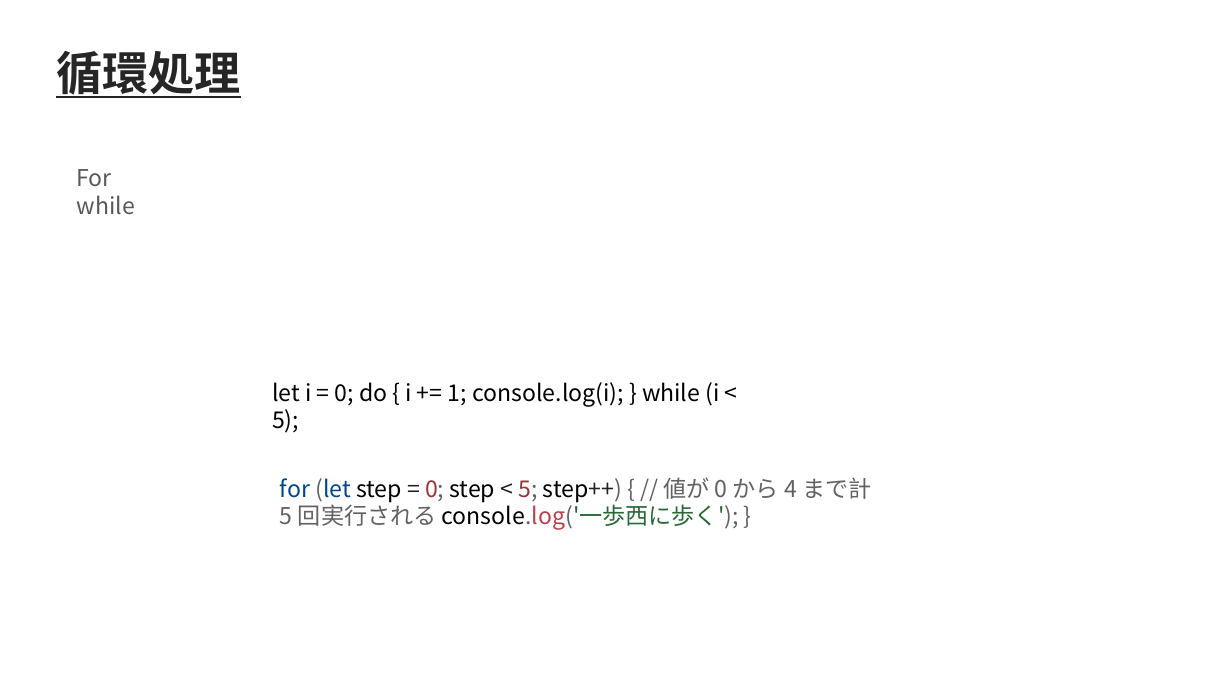
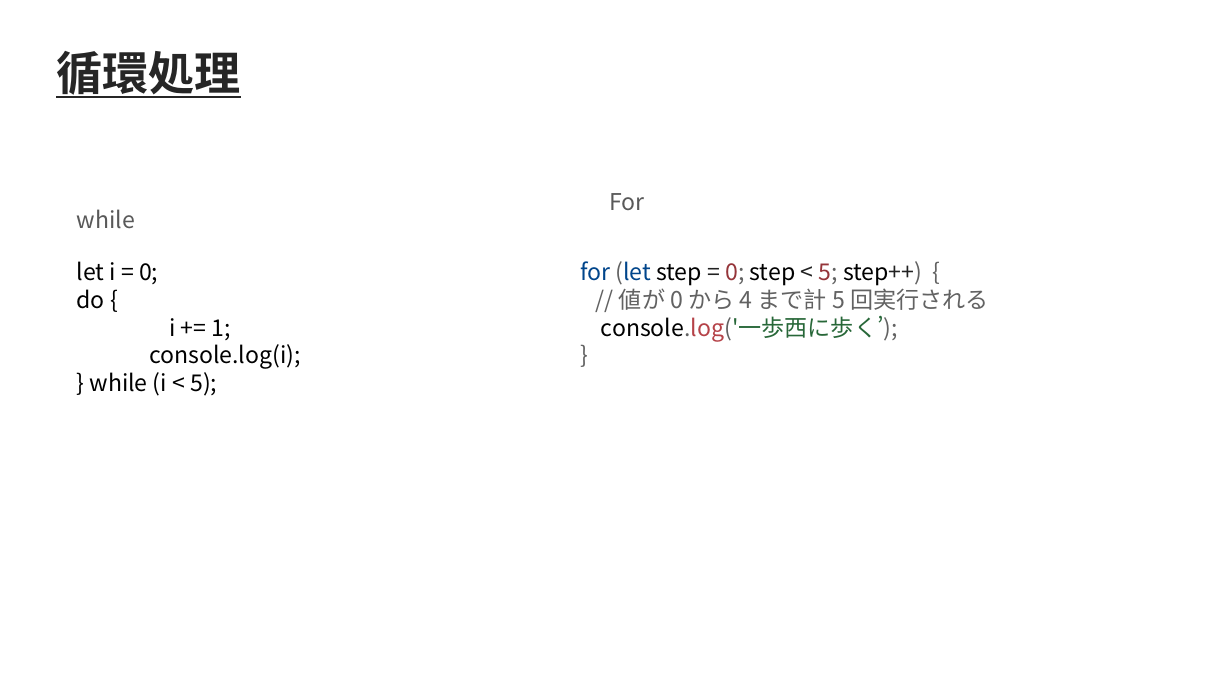
Before and after one commit to gassyou/javascript-course, a slide deck: slide 14 of 01.basic/day1/day01.pptx (slide 13 before the commit). Drawn at 1232x693 pixels with LibreOffice and Linux fonts; fonts in the diff are those of the drawing. Boxes give left, top, right and bottom in pixels: in the first picture for what was removed or moved away, otherwise in the second. Text is boxed around its words. In the diff, an @@ line names an element or a change of style, - is before the commit and + after.

```diff
--- a/01.basic/day1/day01.pptx
+++ b/01.basic/day1/day01.pptx
@@ text at <box>77,169,112,186</box>: paragraph removed @@
-For
@@ text "while": place and size @@
-text "while" at <box>77,169,135,215</box>
+text "while" at <box>77,209,135,229</box>
@@ text added at <box>609,193,644,210</box>, 18 pt, text #595959 @@
+For
@@ text at <box>77,261,301,396</box>: text changed @@
-let i = 0; do { i += 1; console.log(i); } while (i < 5);
+let i = 0;
+do {
+i += 1;
+console.log(i);
+} while (i < 5);
@@ text at <box>580,261,989,341</box>: text changed @@
-for (let step = 0; step < 5; step++) { // 値が 0 から 4 まで計 5 回実行される console.log('一歩西に歩く'); }
+for (let step = 0; step < 5; step++) {
+// 値が 0 から 4 まで計 5 回実行される
+console.log('一歩西に歩く’);
+}
```
Also in this commit, not shown: 5 other slides changed, 1 slide added, 10 other files.
